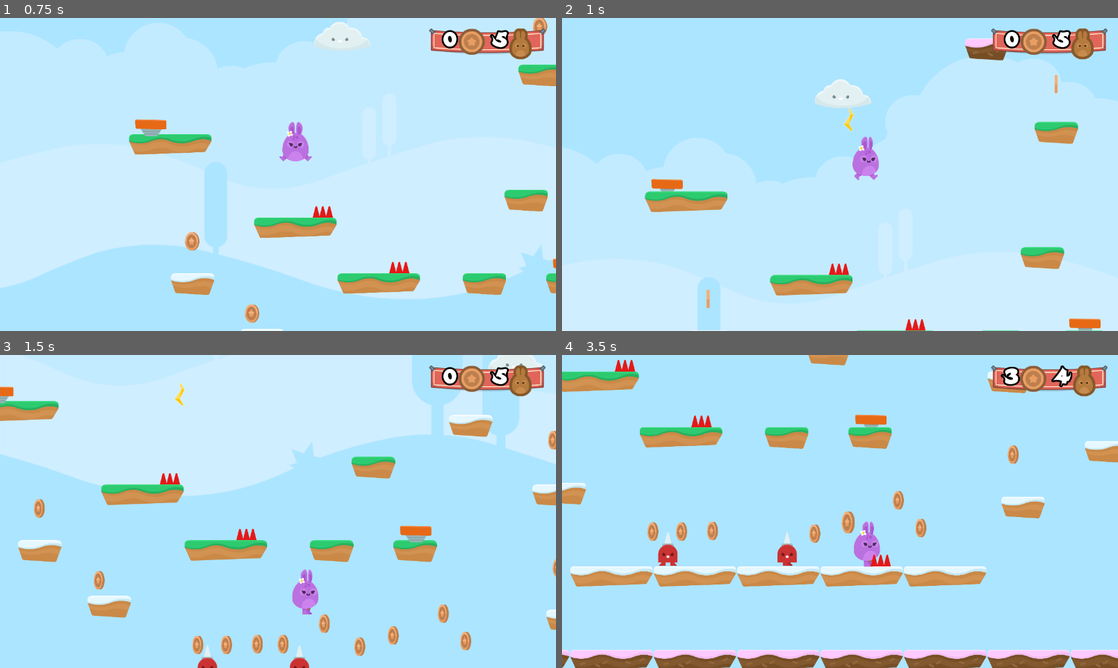
Above: before the commit, frames 1-4 (two rows, left to right).
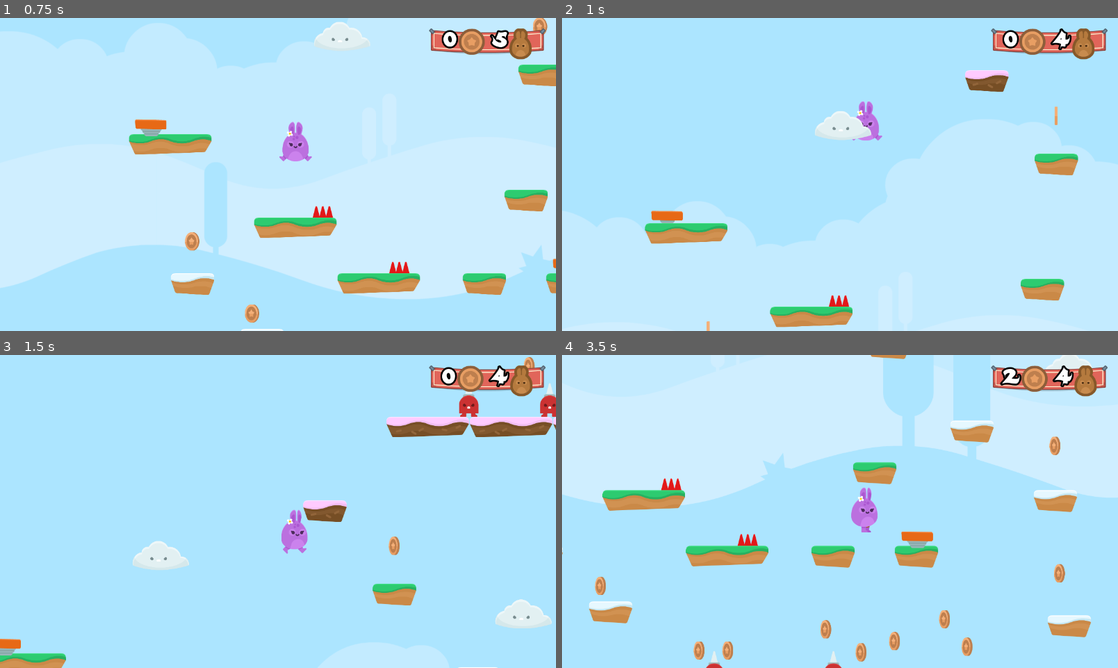
Above: after the commit, the same moments.

Repository: FlavioFS/HoppyDays
Game: Godot game, scene res://Scenes/Level1.tscn
The game is run twice, just before and just after one commit, with the same random seed, the same clock (stepped at 60 frames per second) and the same inputs.
Inputs:
- Up to frame 1 (0.75 s): hold Right (Right) from 0.53 s (still down); tap W (Jump) at 0.6 s
- Up to frame 2 (1 s): keep holding Right (Right); tap W (Jump) at 0.77 s
- Up to frame 3 (1.5 s): keep holding Right (Right); tap W (Jump) at 1.07, 1.35 s
- Up to frame 4 (3.5 s): tap W (Jump) at 1.52, 1.82, 2.1, 2.85, 3.02, 3.32 s; release Right (Right) at 2.03 s; hold Left (Left) 2.03-2.78 s; hold Right (Right) from 2.78 s (still down)

Frame 1 is identical in both runs. In frame 2, 9.8% of the frame differs, in the area x 14-98%, y 3-100%; in frame 3, 39%; in frame 4, 48%, in the area x 0-100%, y 0-100%.

Commit message:
Double jump, Edge tolerance (edge jump)

Diff:
--- a/Scenes/Player.tscn
+++ b/Scenes/Player.tscn
@@ -115,6 +115,7 @@
 volume_db = -10.0
 
 [node name="FloorCooldownTimer" type="Timer" parent="."]
-wait_time = 0.05
+wait_time = 0.15
 one_shot = true
 [connection signal="animate" from="." to="PlayerAnimation" method="_on_Player_animate"]
+[connection signal="timeout" from="FloorCooldownTimer" to="." method="_on_FloorCooldownTimer_timeout"]
--- a/Scripts/Player.gd
+++ b/Scripts/Player.gd
@@ -8,9 +8,10 @@
 const JUMP_SFX = preload("res://SFX/jump1.ogg")
 const HURT_SFX = preload("res://SFX/hurt.ogg")
 const FLOAT_PRECISION: float = 0.05
+const EDGE_TOLERANCE: float = 0.15
 
 export(float, -3000, -1000, 10) var jump_force: float = -2500
-export(int, 1, 10, 1) var total_jumps: int = 1
+export(int, 1, 10, 1) var extra_jumps: int = 1
 export(float, 0, 200, 5) var gravity: float = 125
 export(float, 0, 1000, 10) var base_move_speed: float = 300
 export(float, 0.0, 1.0, 0.01) var damping: float = 0.7
@@ -25,10 +26,14 @@
 
 onready var floor_cooldown_timer: Timer = $FloorCooldownTimer
 
+func _ready():
+	floor_cooldown_timer.wait_time = EDGE_TOLERANCE
+
 func _physics_process(delta):
 	move_and_slide(velocity, Vector2.UP, true)
 	apply_gravity(delta)
 	move_horizontally()
+	refresh_floor_cooldown()
 	jump()
 	animate()
 
@@ -51,22 +56,28 @@
 	velocity.x = min(max(velocity.x, -MAX_SPEED), MAX_SPEED)
 
 func refresh_floor_cooldown():
-	if not is_on_floor():
-		floor_cooldown_timer.start()
+	if is_on_floor():
+		if velocity.y >= 0 and not floor_cooldown_timer.paused:
+			floor_cooldown_timer.start()
+			floor_cooldown_timer.paused = true
+	else:
+		floor_cooldown_timer.paused = false
+
+func is_on_floor_tolerance() -> bool:
+	return floor_cooldown_timer.time_left > 0
 
 func jump():
-	if Input.is_action_just_pressed("Jump"):
-		if jump_count < total_jumps:
-			velocity.y = jump_force
-			jump_count += 1
-			play_SFX(JUMP_SFX)
+	if is_on_floor_tolerance():
+		jump_count = 0
+		if Input.is_action_just_pressed("Jump"):
+			apply_jump()
+	elif Input.is_action_just_pressed("Jump") and jump_count < extra_jumps:
+		jump_count += 1
+		apply_jump()
 
-	# Double jump hotfix: "and velocity.y >= 0"
-	# is_on_floor() randomly triggers the next frame
-	# right after jump_force action is applied
-	# (specially when jump key is pressed and released really fast)
-	if is_on_floor() and velocity.y >= 0:
-		jump_count = 0
+func apply_jump():
+	velocity.y = jump_force
+	play_SFX(JUMP_SFX)
 
 func animate():
 	emit_signal("animate", velocity)
@@ -89,3 +100,6 @@
 func add_extra_frame():
 	position.y -= 1
 	yield(get_tree(), "idle_frame")
+
+func _on_FloorCooldownTimer_timeout():
+	pass # Replace with function body.
Not shown, changed: README.md
